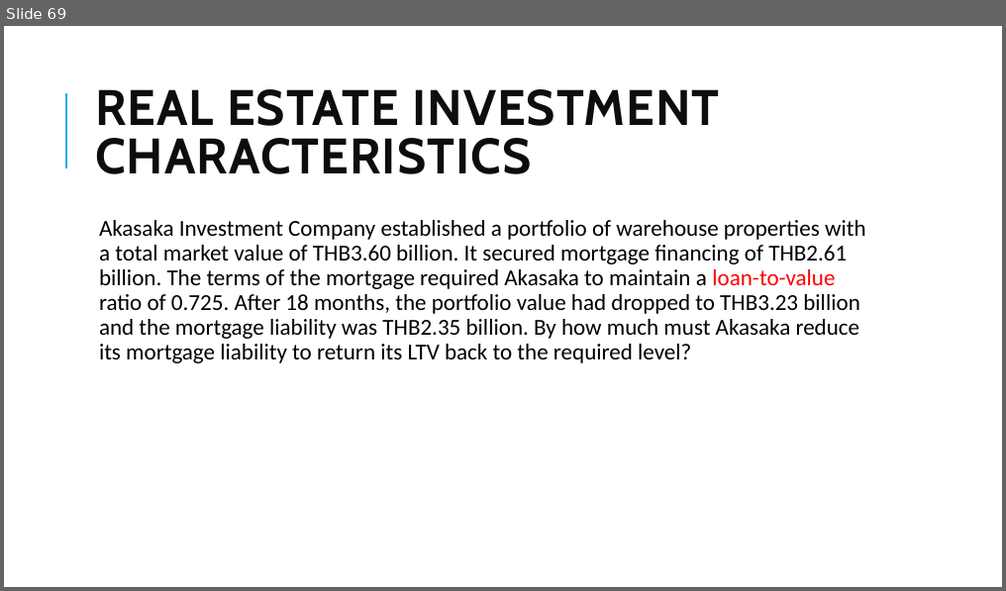
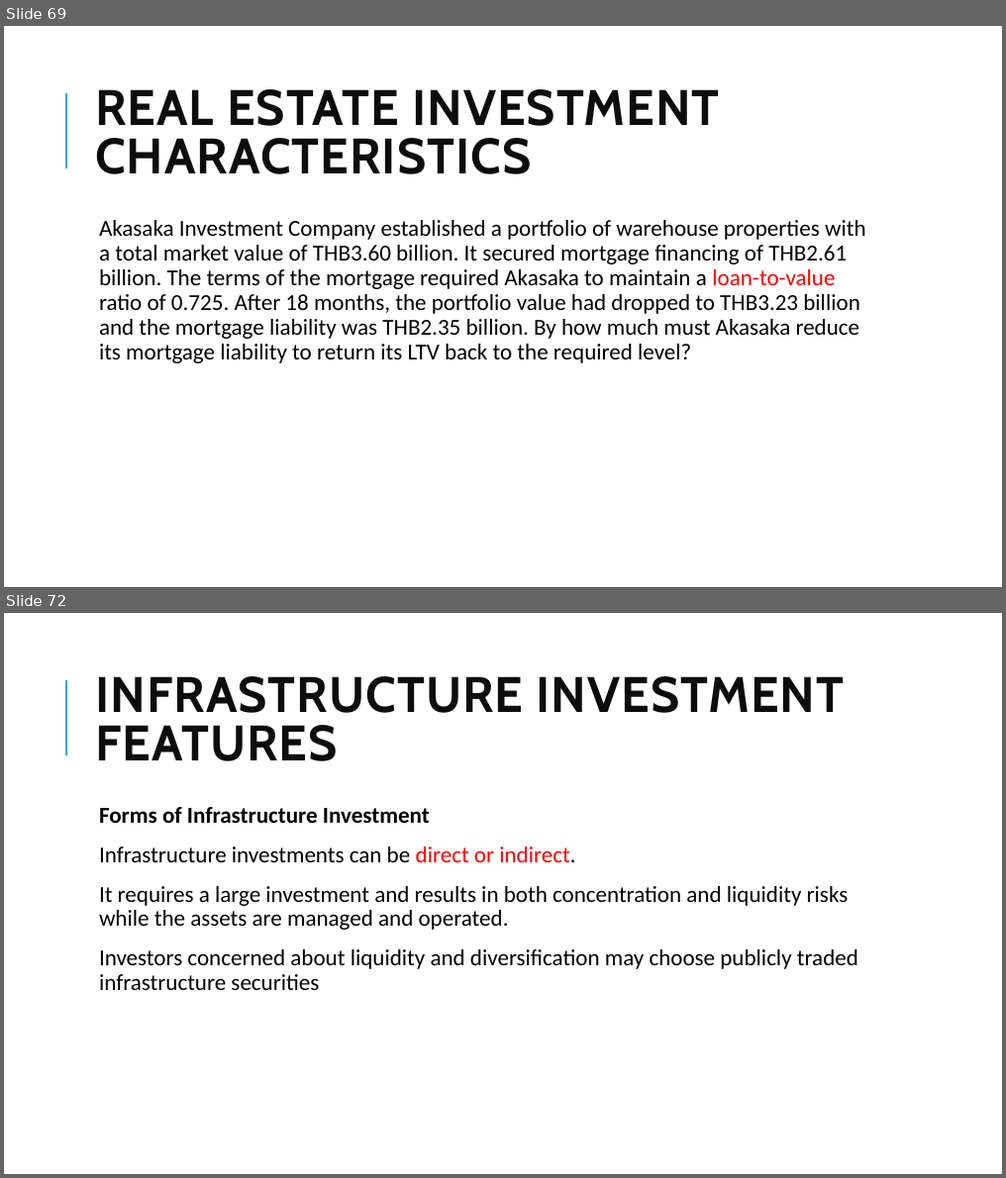
Before and after one commit to Isco0530/data, a slide deck: 2024Alternative.pptx. Shown one above the other, each under a label of ours: slide 69 before the commit, slides 69 and 72 after it; the slides between them are not shown. The pictures are 1006x591 and 1006x1178 pixels, drawn with LibreOffice and Linux fonts; fonts in the diff are those of the drawing. Boxes give left, top, right and bottom in pixels: in the first picture for what was removed or moved away, otherwise in the second. Text is boxed around its words. In the diff, an @@ line names an element or a change of style, - is before the commit and + after.

```diff
--- a/2024Alternative.pptx
+++ b/2024Alternative.pptx
@@ slide 72 added at (4,613,1002,1174), background #FFFFFF; not listed: 1 template element that a slide beside it also shows @@
@@ title added at (95,676,845,761), 48 pt, text #0D0D0D, bold @@
+INFRASTRUCTURE INVESTMENT FEATURES
@@ text added at (99,807,858,990), 22 pt, text #000000 @@
+  Forms of Infrastructure Investment
+  Infrastructure investments can be direct or indirect.
+  It requires a large investment and results in both concentration and liquidity risks while the assets are managed and operated.
+  Investors concerned about liquidity and diversification may choose publicly traded infrastructure securities
```
Also in this commit, not shown: 3 slides changed, 2 other slides added.
